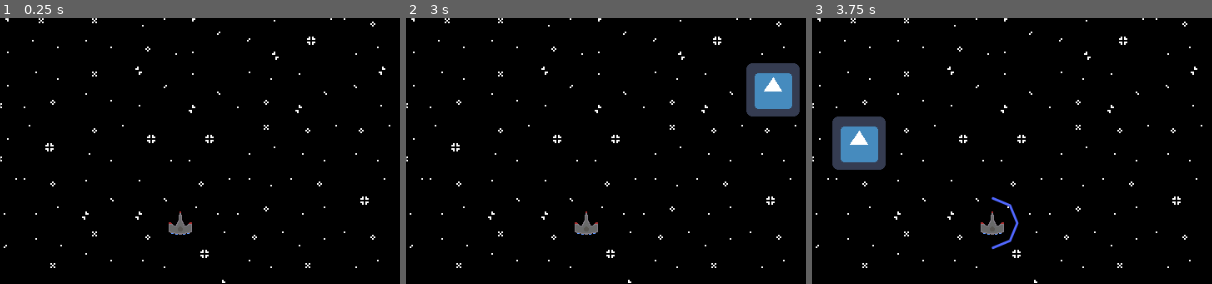
Above: before the commit, frames 1-3 (left to right).
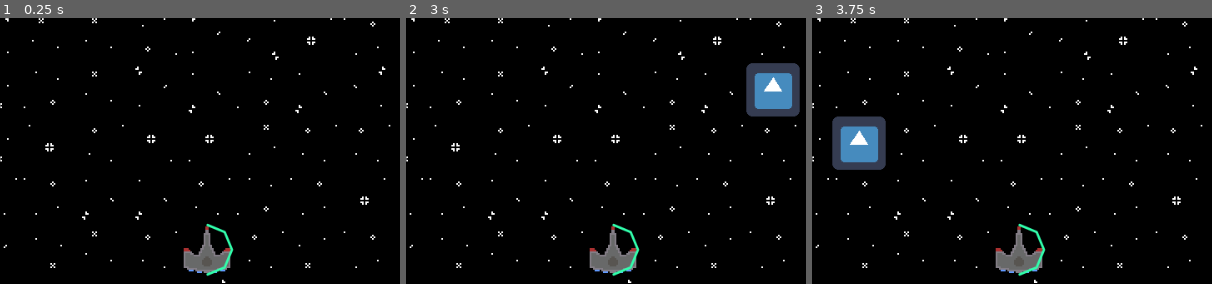
Above: after the commit, the same moments.

Repository: chybby/ldjam50
Game: Godot game, scene res://Main.tscn
The game is run twice, just before and just after one commit, with the same random seed, the same clock (stepped at 60 frames per second) and the same inputs. The engine's default icon, where the game draws it, is replaced by a stand-in: a white triangle on a blue panel in a dark square.
Inputs (mouse positions are % of the whole screen's width and height, from its top left):
- Up to frame 1 (0.25 s): no input
- Up to frame 2 (3 s): click "GO" at 0.5 s; click "GO" at 1.25 s; click "GO" at 2 s; tap Enter at 2.75 s; move the mouse to (72, 45) at 2.77 s; hold E (choose_move) from 2.78 s (still down); click (72, 45) at 2.92 s
- Up to frame 3 (3.75 s): tap Space at 3.5 s; move the mouse to (30, 55) at 3.52 s; release E (choose_move) at 3.53 s; tap Q (choose_shield) at 3.6 s; click (30, 55) at 3.67 s
The pictures show only the part of the screen within x 24-74%, y 32-81%; the shares and areas given below are measured in that part.

The runs differ from the first frame. In frame 1, 1.6% of the frame differs, in the area x 42-59%, y 72-97%; in frame 2, 1.6%; in frame 3, 1.8%, in the area x 42-59%, y 67-97%.
Error before the commit: Invalid call to function 'draw_valid_moves' in base 'TileMap (GameMap.gd)'. Expected 2 arguments. (res://Hero.gd:56)
Error after the commit: Invalid set index 'visible' (on base: 'null instance') with value of type 'bool'. (res://Hero.gd:42)

Commit message:
Remove physics stuff from hero.

Diff:
--- a/GameMap.tscn
+++ b/GameMap.tscn
@@ -1,9 +1,8 @@
-[gd_scene load_steps=6 format=2]
+[gd_scene load_steps=5 format=2]
 
 [ext_resource path="res://GameMap.gd" type="Script" id=1]
 [ext_resource path="res://icon.png" type="Texture" id=2]
 [ext_resource path="res://Hero.tscn" type="PackedScene" id=3]
-[ext_resource path="res://valid_move.png" type="Texture" id=4]
 
 [sub_resource type="TileSet" id=1]
 0/name = "icon.png 0"
@@ -21,7 +20,6 @@
 0/shapes = [  ]
 0/z_index = 0
 1/name = "valid_move.png 1"
-1/texture = ExtResource( 4 )
 1/tex_offset = Vector2( 0, 0 )
 1/modulate = Color( 1, 1, 1, 1 )
 1/region = Rect2( 0, 0, 32, 32 )
@@ -42,4 +40,4 @@
 script = ExtResource( 1 )
 
 [node name="Hero" parent="." instance=ExtResource( 3 )]
-position = Vector2( 283, 350.5 )
+position = Vector2( -89, 298 )
--- a/Hero.gd
+++ b/Hero.gd
@@ -1,4 +1,4 @@
-extends Node2D
+extends Sprite
 
 
 var map_position
--- a/Hero.tscn
+++ b/Hero.tscn
@@ -1,25 +1,14 @@
-[gd_scene load_steps=5 format=2]
+[gd_scene load_steps=4 format=2]
 
-[ext_resource path="res://ship.png" type="Texture" id=1]
+[ext_resource path="res://ship-scaled.png" type="Texture" id=1]
 [ext_resource path="res://Shield.gd" type="Script" id=2]
 [ext_resource path="res://Hero.gd" type="Script" id=3]
 
-[sub_resource type="CircleShape2D" id=1]
-radius = 14.0357
-
-[node name="Hero" type="Node2D"]
-position = Vector2( 219, 126.5 )
+[node name="Hero" type="Sprite"]
+texture = ExtResource( 1 )
+centered = false
 script = ExtResource( 3 )
 
-[node name="KinematicBody2D" type="KinematicBody2D" parent="."]
-
-[node name="Ship" type="Sprite" parent="KinematicBody2D"]
-texture = ExtResource( 1 )
-
-[node name="CollisionShape2D" type="CollisionShape2D" parent="KinematicBody2D"]
-position = Vector2( 0, 4 )
-shape = SubResource( 1 )
-
-[node name="Shield" type="Node2D" parent="KinematicBody2D"]
+[node name="Shield" type="Node2D" parent="."]
+position = Vector2( 32, 32 )
 script = ExtResource( 2 )
-c = Color( 0.321569, 0.411765, 1, 1 )
